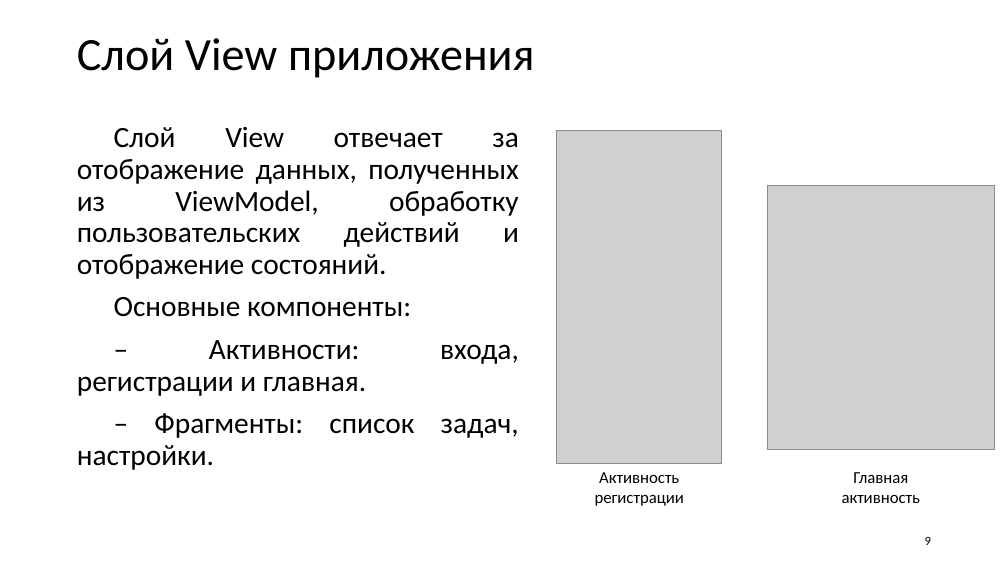
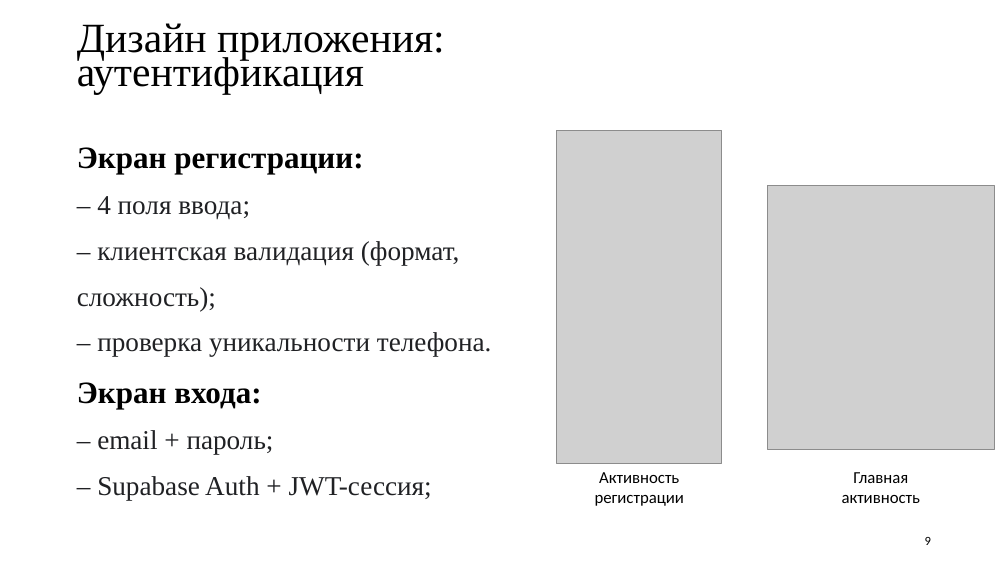
Before and after one commit to Hytakoe/ServiceWorkerApp, a slide deck: slide 9 of Селютин_Р_В_приложение_работника_автосервиса.pptx. Drawn at 1008x567 pixels with LibreOffice and Linux fonts; fonts in the diff are those of the drawing; grey boxes stand for pictures. Boxes give left, top, right and bottom in pixels: in the first picture for what was removed or moved away, otherwise in the second. Text is boxed around its words. In the diff, an @@ line names an element or a change of style, - is before the commit and + after.

```diff
--- a/Селютин_Р_В_приложение_работника_автосервиса.pptx
+++ b/Селютин_Р_В_приложение_работника_автосервиса.pptx
@@ title at [77,23,444,95]: text changed; size 44 to 39.6 pt; font Calibri to Times New Roman @@
-Слой View приложения
+Дизайн приложения: аутентификация
@@ text at [77,147,492,500]: text changed; size 28 to 25.9 pt; font Calibri to Times New Roman; text colour #000000 to #202124 @@
-Слой View отвечает за отображение данных, полученных из ViewModel, обработку пользовательских действий и отображение состояний.
-Основные компоненты:
-– Активности: входа, регистрации и главная.
-– Фрагменты: список задач, настройки.
+Экран регистрации:
+– 4 поля ввода;
+– клиентская валидация (формат, сложность);
+– проверка уникальности телефона.
+Экран входа:
+– email + пароль;
+– Supabase Auth + JWT-сессия;
```
Also in this commit, not shown: 7 other slides changed, 2 slides added, 4 slides removed, 4 other files.
